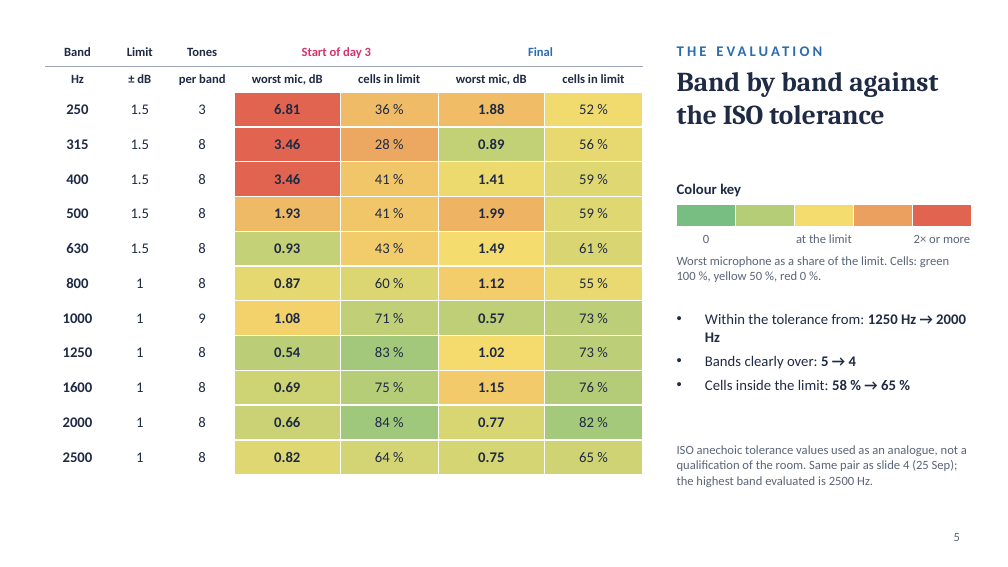
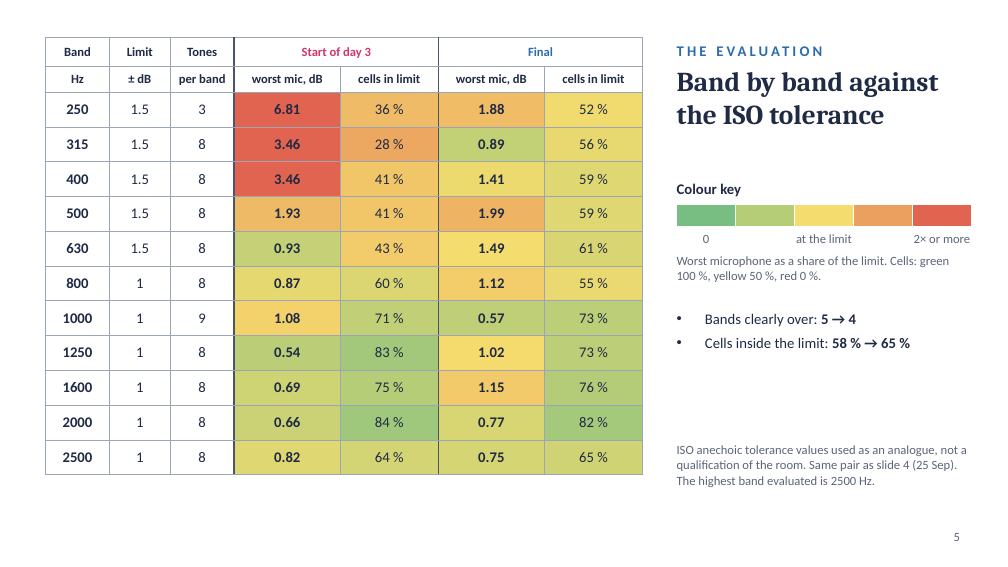
Before and after one commit to asdfgh0318/SoundVisualizer, a slide deck: slide 5 of docs/analysis/chamber-final-2026-10-01/slides/chamber-slides.pptx. Drawn at 1008x567 pixels with LibreOffice and Linux fonts; fonts in the diff are those of the drawing. Boxes give left, top, right and bottom in pixels: in the first picture for what was removed or moved away, otherwise in the second. Text is boxed around its words. In the diff, an @@ line names an element or a change of style, - is before the commit and + after.

```diff
--- a/docs/analysis/chamber-final-2026-10-01/slides/chamber-slides.pptx
+++ b/docs/analysis/chamber-final-2026-10-01/slides/chamber-slides.pptx
@@ table at [45,38,643,466] @@
@@ borders changed @@
@@ text at [705,314,966,342]: paragraph removed @@
-• Within the tolerance from: 1250 Hz → 2000 Hz
@@ text at [677,445,967,487]: text changed @@
-ISO anechoic tolerance values used as an analogue, not a qualification of the room. Same pair as slide 4 (25 Sep); the highest band evaluated is 2500 Hz.
+ISO anechoic tolerance values used as an analogue, not a qualification of the room. Same pair as slide 4 (25 Sep). The highest band evaluated is 2500 Hz.
```
Also in this commit, not shown: 1 other file.
